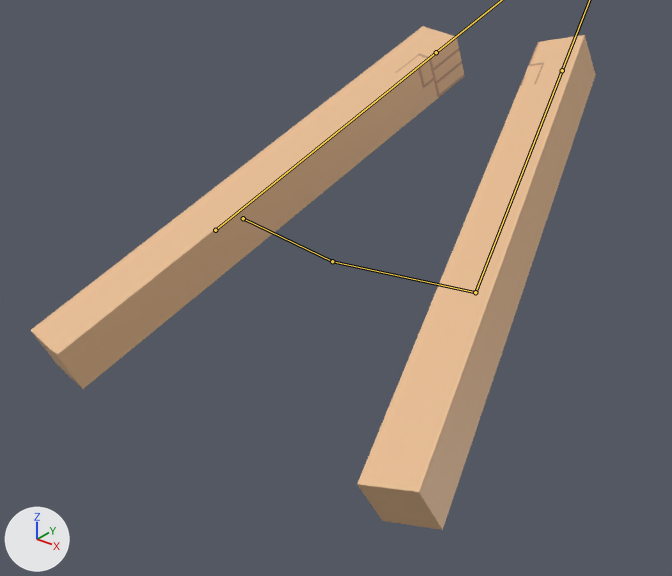
One commit to the FBX model src/weapons/hands/hands.fbx: the scene before it, then after it.
Both versions are drawn from a camera (50 mm lens) standing at (3.47, -4.42, 1.12) and looking at (-0.11, 0.05, -1.65). Every picture has the same lights, and +X, +Y and +Z are marked at lower left. Both versions are drawn at frame 1 of the action 'Armature|Attack'; the numbers are the values there. The bones that bend it are drawn over the model as lines.
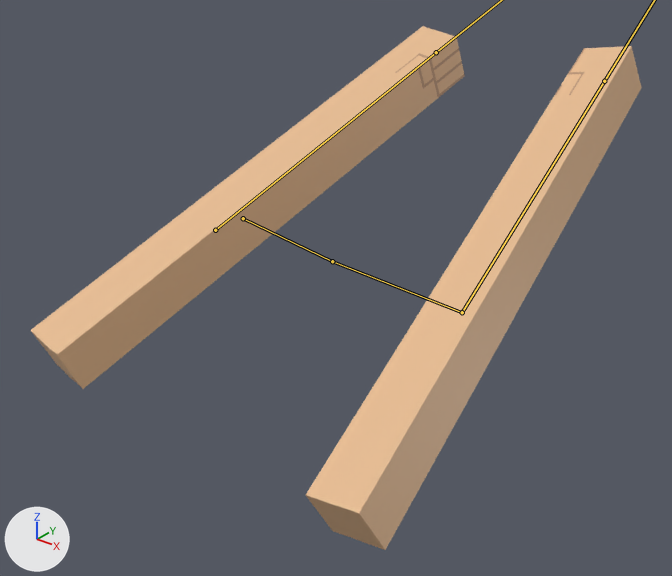
Boxes (x1, y1, x2, y2) around the edits, measured in the pictures (672 x 576 px):
'Cube', posed (8% wider): before (31, 26, 596, 530); after (31, 26, 642, 550)
bone 'Bone.002', root to tip: before (332, 261) to (475, 292); after (332, 261) to (462, 312)

What changed in the scene script:
```text
Change bone_bone_002:
    where bone_bone_002 = bpy.data.objects['Armature'].pose.bones['Bone.002']  # child of 'Bone.001'
    bone_bone_002.rotation_quaternion: (1.0, 0.0, 0.0, 0.0) -> (0.997, -0.083, 0.009, -0.001)  # degrees (0, 0, 0) -> degrees (-9, 1, 0)
```
